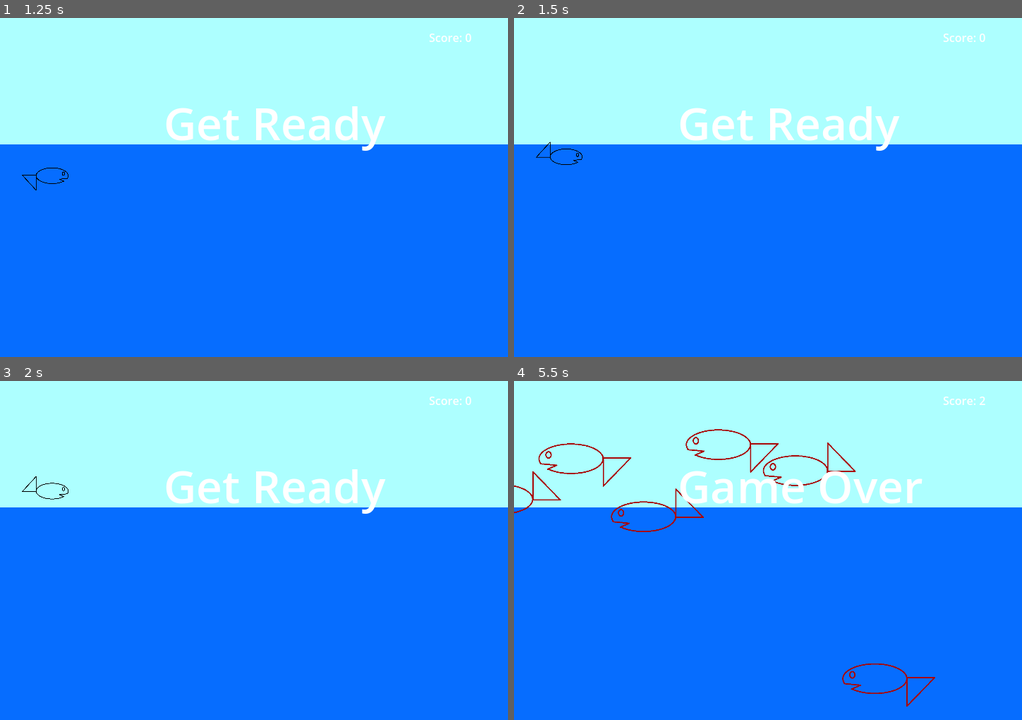
Above: before the commit, frames 1-4 (two rows, left to right).
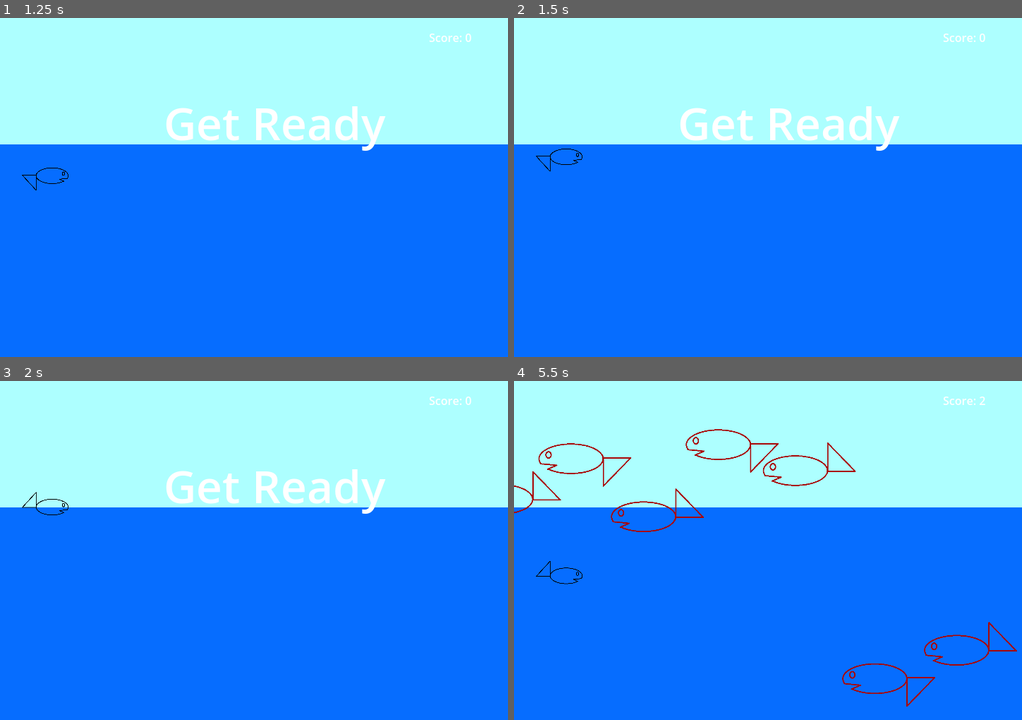
Above: after the commit, the same moments.

Repository: Aveli-games/splashy-fish
Game: Godot game, scene res://main.tscn
The game is run twice, just before and just after one commit, with the same random seed, the same clock (stepped at 60 frames per second) and the same inputs.
Inputs:
- Up to frame 1 (1.25 s): click "Start" at 0.5 s
- Up to frame 2 (1.5 s): tap Enter at 1.25 s; hold W (swim_up) from 1.28 s (still down)
- Up to frame 3 (2 s): keep holding W (swim_up)
- Up to frame 4 (5.5 s): release W (swim_up) at 2.03 s; hold S (swim_down) 2.03-2.78 s; hold W (swim_up) 2.78-4.28 s; hold S (swim_down) from 4.28 s (still down)

Frame 1 is identical in both runs. In frame 2, less than 0.1% of the frame differs, in the area x 4-8%, y 36-46%; in frame 3, 0.1%; in frame 4, 1.9%, in the area x 4-100%, y 26-84%.
Error before the commit: Invalid type in utility function "max()". Cannot convert argument 1 from Vector2 to float. (res://player.gd:52)

Commit message:
working air

Diff:
--- a/Air.gd
+++ /dev/null
@@ -1,11 +0,0 @@
-extends Area2D
-
-
-# Called when the node enters the scene tree for the first time.
-func _ready():
-	pass # Replace with function body.
-
-
-# Called every frame. 'delta' is the elapsed time since the previous frame.
-func _process(delta):
-	pass
--- a/main.tscn
+++ b/main.tscn
@@ -1,9 +1,8 @@
-[gd_scene load_steps=9 format=3 uid="uid://7t8yksj1dbhf"]
+[gd_scene load_steps=8 format=3 uid="uid://7t8yksj1dbhf"]
 
 [ext_resource type="Script" path="res://main.gd" id="1_tw7s1"]
 [ext_resource type="PackedScene" uid="uid://yyaj3k1cmcfm" path="res://player.tscn" id="1_vm42q"]
 [ext_resource type="PackedScene" uid="uid://ov3n4e0cmnbq" path="res://obstacle_fish.tscn" id="2_pqwfw"]
-[ext_resource type="Script" path="res://Air.gd" id="3_uv6yn"]
 [ext_resource type="Texture2D" uid="uid://p5pw5arj3jl8" path="res://art/1x1_#FFFFFFFF.png" id="4_0dutb"]
 [ext_resource type="PackedScene" uid="uid://x3oe10u0lnm6" path="res://hud.tscn" id="4_8fpnk"]
 
@@ -22,7 +21,6 @@
 
 [node name="Air" type="Area2D" parent="."]
 scale = Vector2(8.52, 1)
-script = ExtResource("3_uv6yn")
 
 [node name="CollisionShape2D" type="CollisionShape2D" parent="Air"]
 position = Vector2(42.2535, 89.5)
@@ -30,8 +28,10 @@
 debug_color = Color(0, 0.6, 0.701961, 0.490196)
 
 [node name="Sprite2D" type="Sprite2D" parent="Air/CollisionShape2D"]
+position = Vector2(-43.0751, -98.5)
 scale = Vector2(87.0892, 201)
 texture = ExtResource("4_0dutb")
+centered = false
 
 [node name="CanvasModulate" type="CanvasModulate" parent="Air/CollisionShape2D/Sprite2D"]
 color = Color(0.678431, 1, 1, 1)
@@ -44,6 +44,7 @@
 
 [node name="Player" parent="." instance=ExtResource("1_vm42q")]
 position = Vector2(-104, 40)
+collision_mask = 3
 
 [node name="ObstacleTimer" type="Timer" parent="."]
 wait_time = 0.3
@@ -67,6 +68,8 @@
 
 [node name="HUD" parent="." instance=ExtResource("4_8fpnk")]
 
+[connection signal="area_entered" from="Player" to="Player" method="_on_area_entered"]
+[connection signal="area_exited" from="Player" to="Player" method="_on_area_exited"]
 [connection signal="hit" from="Player" to="." method="game_over"]
 [connection signal="timeout" from="ObstacleTimer" to="." method="_on_obstacle_timer_timeout"]
 [connection signal="timeout" from="ScoreTimer" to="." method="_on_score_timer_timeout"]
--- a/player.gd
+++ b/player.gd
@@ -5,7 +5,7 @@
 var speed = 0
 var swim_impulse = 150
 var coasting_deceleration = 150
-var air_gravity = 80
+var air_gravity = 400
 var velocity = Vector2.ZERO
 
 var in_air = false
@@ -49,7 +49,7 @@
 	position += velocity * delta
 
 	# Prevent flying off bottom of screen
-	position = max(Vector2.ZERO, screen_size)
+	position = position.clamp(Vector2.ZERO, screen_size)
 
 	# When player hits bottom, cancel all speed
 	if position.y == 0:
@@ -72,3 +72,11 @@
 	position = pos
 	show()
 	$CollisionShape2D.disabled = false
+
+func _on_area_entered(area):
+	if (area.name == 'Air'):
+		in_air = true
+
+func _on_area_exited(area):
+	if (area.name == 'Air'):
+		in_air = false
